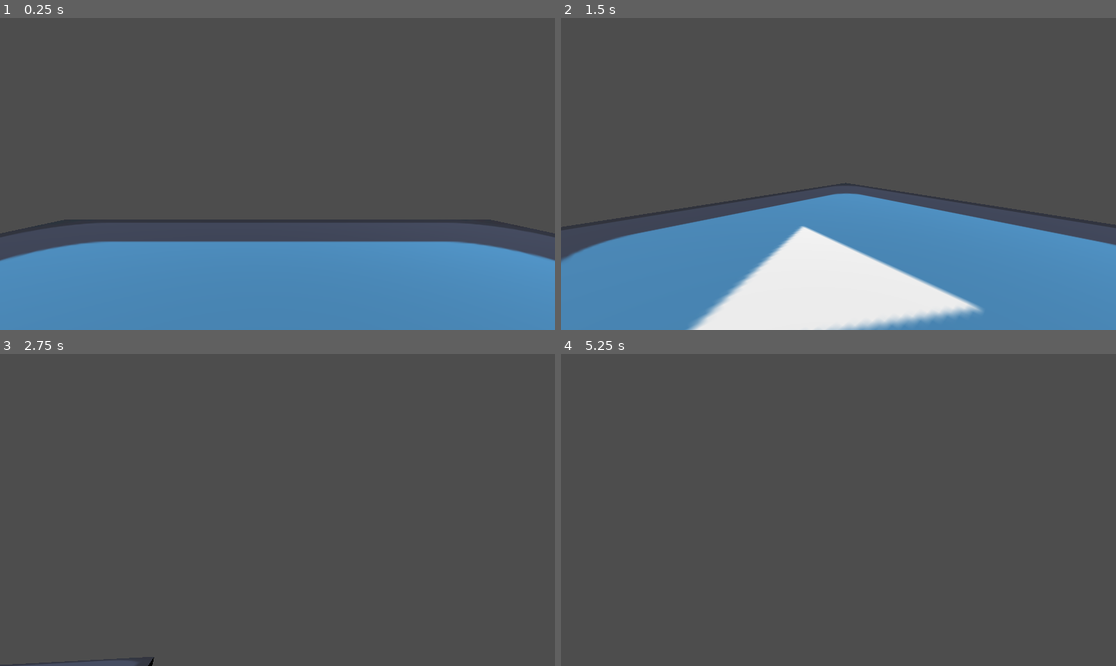
Above: before the commit, frames 1-4 (two rows, left to right).
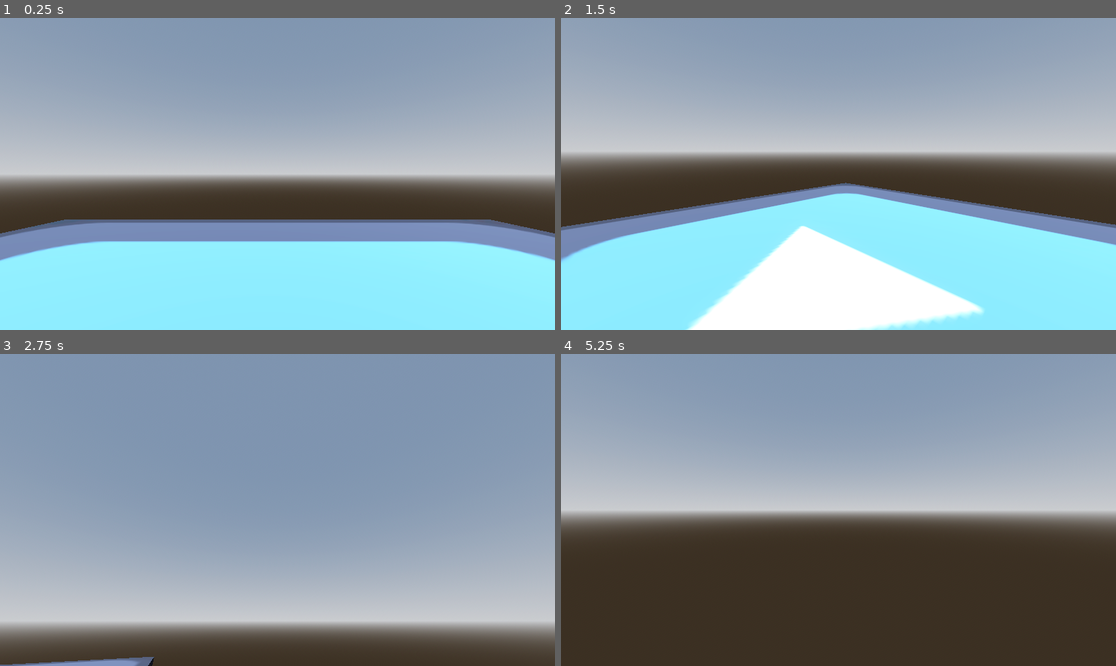
Above: after the commit, the same moments.

Repository: christiannoll/FirstPersonGame
Game: Godot game, scene res://levels/level.tscn
Two runs of this game, one before a commit and one after it. Both use one fixed random seed, a clock stepped at 60 frames per second and the inputs below. The engine's default icon, where the game draws it, is replaced by a stand-in: a white triangle on a blue panel in a dark square.
Inputs (mouse positions are in pixels of both pictures, inside the frame that each line leads up to):
- Up to frame 1 (0.25 s): no input
- Up to frame 2 (1.5 s): tap Enter at 0.5 s; move the mouse to (960, 158) at 0.52 s; hold D (right) 0.53-1.28 s; tap Space (jump) at 0.77 s; move the mouse to (727, 189) at 1.27 s; hold S (backward) from 1.28 s (still down)
- Up to frame 3 (2.75 s): tap Space (jump) at 1.52 s; move the mouse to (333, 441) at 2.02 s; release S (backward) at 2.03 s; hold D (right) from 2.03 s (still down)
- Up to frame 4 (5.25 s): move the mouse to (810, 572) at 2.77 s; release D (right) at 2.78 s; hold W (forward) 2.78-3.53 s; tap Space (jump) at 3.02, 3.77, 4.25, 4.52 s; move the mouse to (1005, 556) at 3.52 s; hold A (left) 3.53-5.03 s; move the mouse to (672, 463) at 4.27 s; move the mouse to (866, 510) at 5.02 s; hold S (backward) from 5.03 s (still down)

The runs differ from the first frame. In frame 1, 97% of the frame differs, in the area x 0-100%, y 0-100%; in frame 2, 89%; in frame 3, 96%; in frame 4, 97%.

Commit message:
Added environment to scene

Diff:
--- a/levels/level.tscn
+++ b/levels/level.tscn
@@ -2,6 +2,19 @@
 
 [ext_resource type="Texture2D" uid="uid://cvmjskcwy18ct" path="res://icon.svg" id="1_80vhd"]
 [ext_resource type="PackedScene" uid="uid://co3s2hblxt4oi" path="res://player/player.tscn" id="2_hjsbj"]
+
+[sub_resource type="ProceduralSkyMaterial" id="ProceduralSkyMaterial_hjsbj"]
+sky_horizon_color = Color(0.66224277, 0.6717428, 0.6867428, 1)
+ground_horizon_color = Color(0.66224277, 0.6717428, 0.6867428, 1)
+
+[sub_resource type="Sky" id="Sky_cwqvt"]
+sky_material = SubResource("ProceduralSkyMaterial_hjsbj")
+
+[sub_resource type="Environment" id="Environment_5mrsh"]
+background_mode = 2
+sky = SubResource("Sky_cwqvt")
+tonemap_mode = 2
+glow_enabled = true
 
 [sub_resource type="BoxShape3D" id="BoxShape3D_umreq"]
 size = Vector3(15, 1, 15)
@@ -14,6 +27,9 @@
 size = Vector3(15, 1, 15)
 
 [node name="level" type="Node3D" unique_id=1278262526]
+
+[node name="WorldEnvironment" type="WorldEnvironment" parent="." unique_id=1361491250]
+environment = SubResource("Environment_5mrsh")
 
 [node name="floor" type="StaticBody3D" parent="." unique_id=970049590]
 
